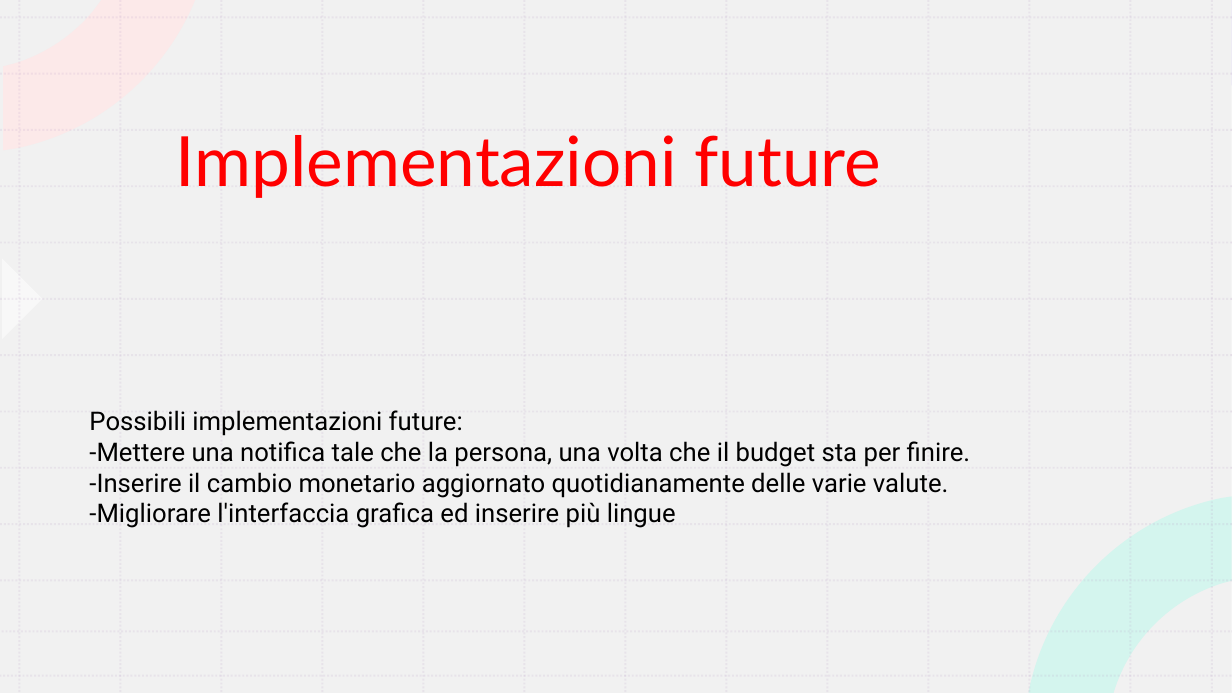
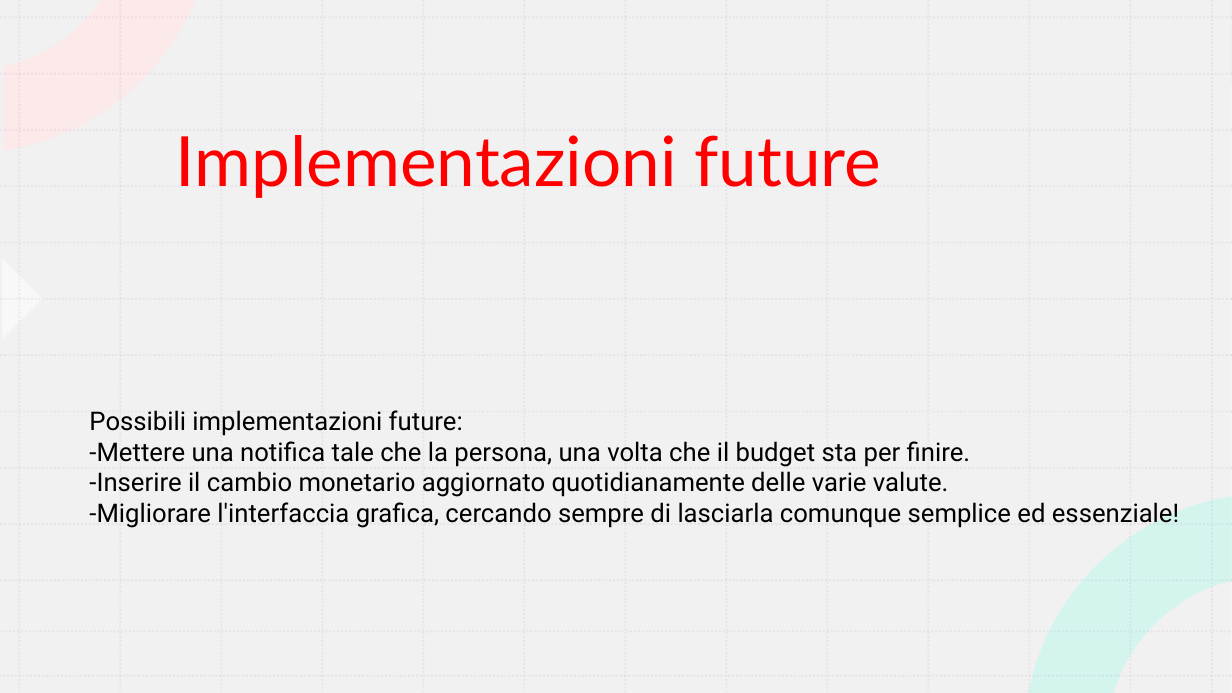
Before and after one commit to IngSW-unipv/Progetto-AC23, a slide deck: slide 19 of Portafoglio/Progetto Java.pptx (slide 18 before the commit). Drawn at 1232x693 pixels with LibreOffice and Linux fonts; fonts in the diff are those of the drawing. Boxes give left, top, right and bottom in pixels: in the first picture for what was removed or moved away, otherwise in the second. Text is boxed around its words. In the diff, an @@ line names an element or a change of style, - is before the commit and + after.

```diff
--- a/Portafoglio/Progetto Java.pptx
+++ b/Portafoglio/Progetto Java.pptx
@@ text at (x1=89, y1=502, x2=1179, y2=528): text changed @@
--Migliorare l'interfaccia grafica ed inserire più lingue
+-Migliorare l'interfaccia grafica, cercando sempre di lasciarla comunque semplice ed essenziale!
```
Also in this commit, not shown: 4 other slides changed, 1 slide added.
